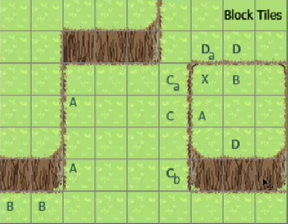
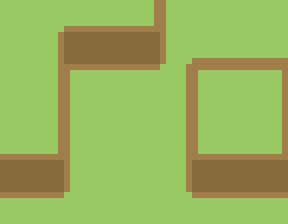
Layers edited between the first and the second 288px x 224px image:
removed layer "Layer 5" over [0, 0, 288, 224]
removed layer "Layer 4" over [0, 0, 288, 224]
added layer "tiles" (1st of 2) above "tiles" over [0, 0, 288, 198]
added layer "tiles" (2nd of 2) above "Background" over [0, 32, 288, 192]
painted on "Background" over [0, 0, 288, 224]
